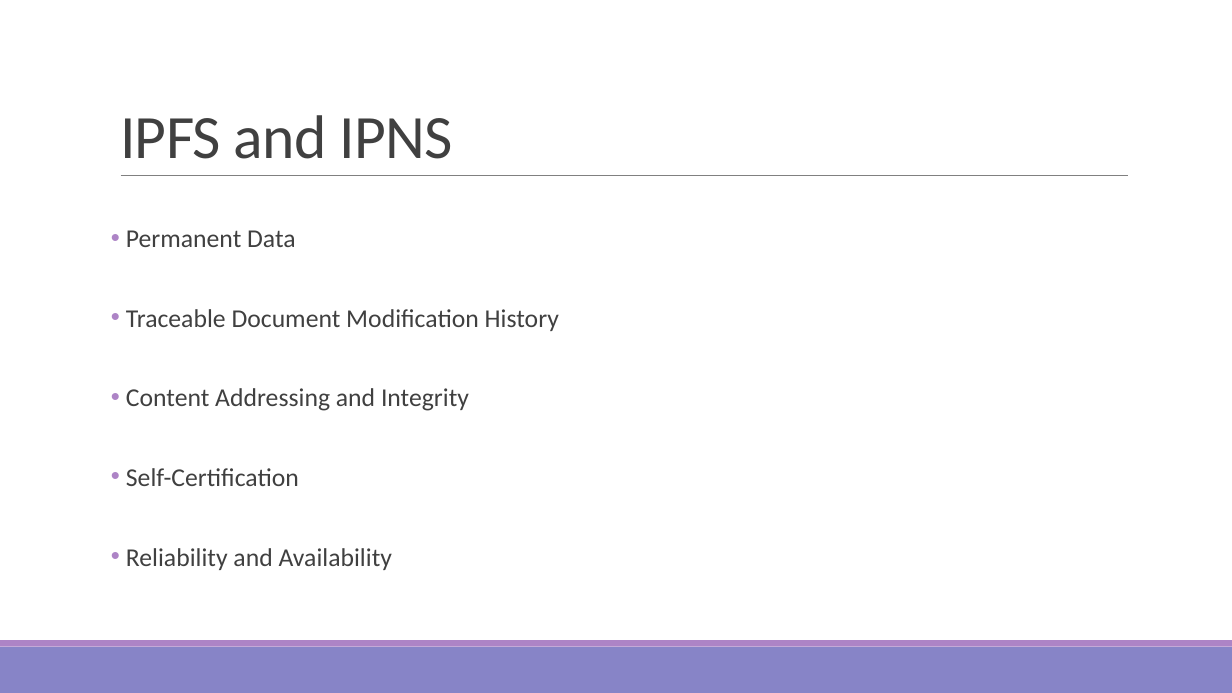
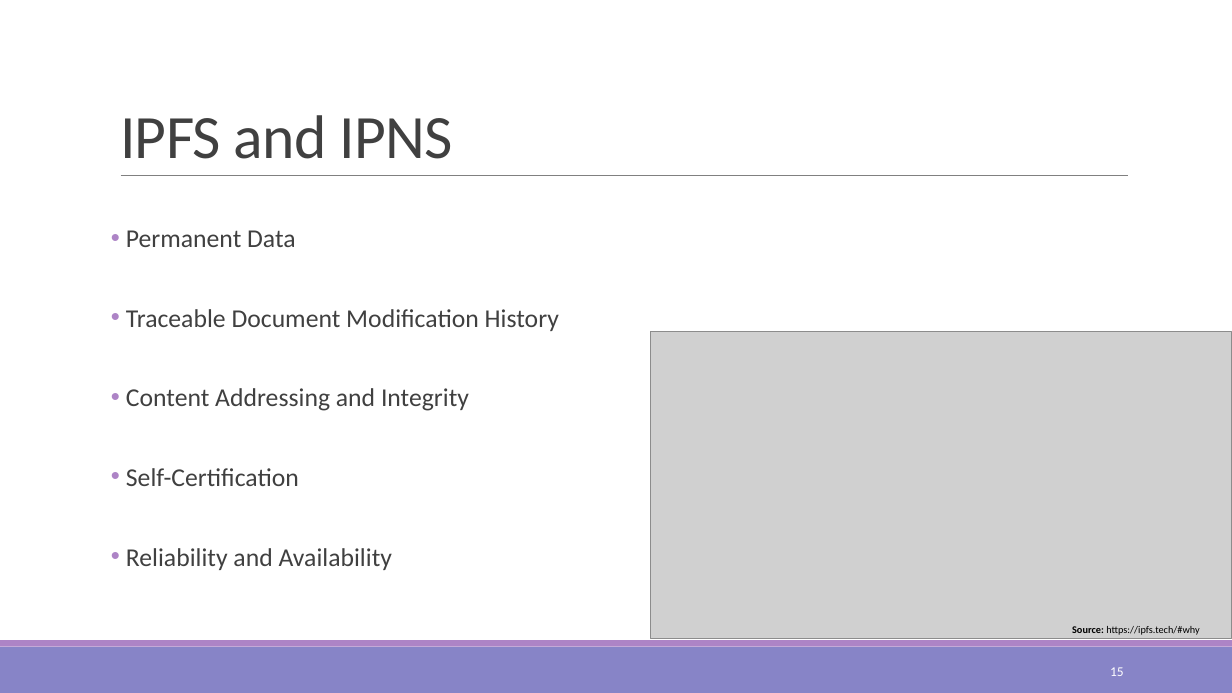
Before and after one commit to kuromasama/Paper, a slide deck: slide 15 of 澤洋碩論PPT.pptx (slide 11 before the commit). Drawn at 1232x693 pixels with LibreOffice and Linux fonts; fonts in the diff are those of the drawing; grey boxes stand for pictures. Boxes give left, top, right and bottom in pixels: in the first picture for what was removed or moved away, otherwise in the second. Text is boxed around its words. In the diff, an @@ line names an element or a change of style, - is before the commit and + after.

```diff
--- a/澤洋碩論PPT.pptx
+++ b/澤洋碩論PPT.pptx
@@ picture added at box(651, 332, 1232, 639) @@
@@ text added at box(1072, 626, 1200, 635), 8 pt, text #000000 @@
+Source: https://ipfs.tech/#why
@@ page number added at box(1110, 667, 1124, 676), 10.5 pt, text #FFFFFF @@
+15
```
Also in this commit, not shown: 59 other slides changed, 9 slides added, 1 slide removed, 29 other files.
